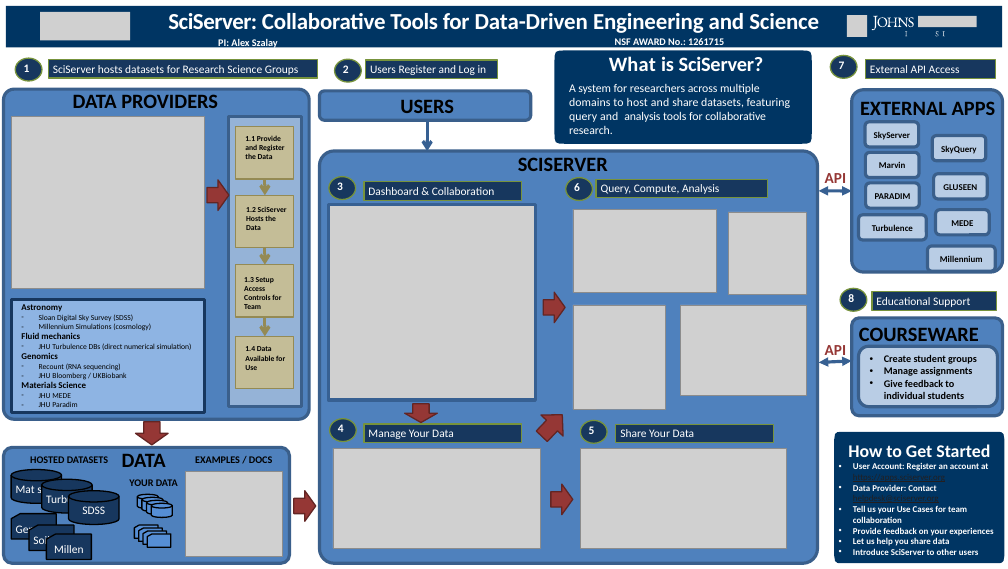
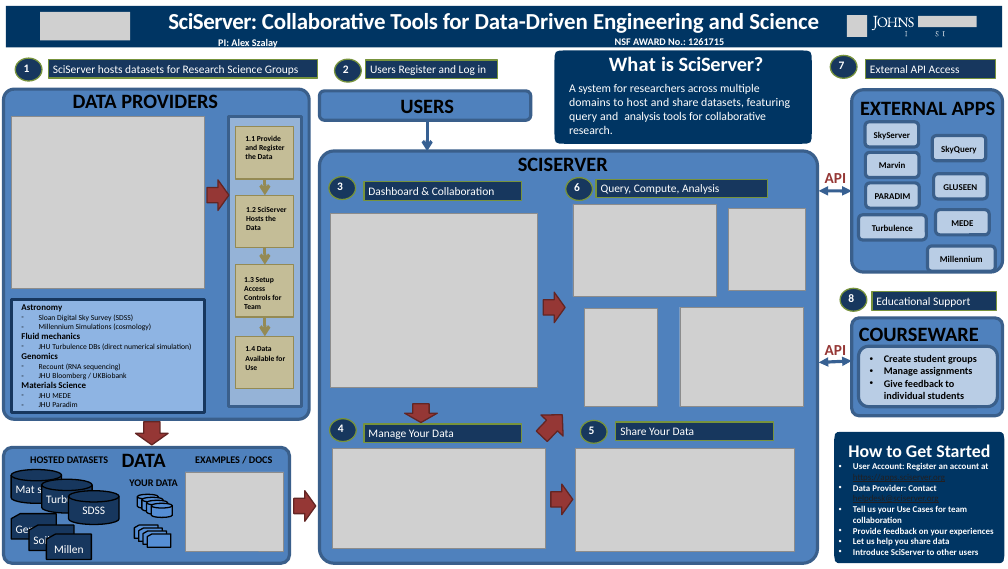
Before and after one commit to sciserver/SciServer-Media-Arsenal, a slide deck: slide 1 of posters/idies_symposium_2018/idies_symposium_2018_v8.pptx. Drawn at 1008x569 pixels with LibreOffice and Linux fonts; fonts in the diff are those of the drawing; grey boxes stand for pictures; background and template pictures are left out. Boxes give left, top, right and bottom in pixels: in the first picture for what was removed or moved away, otherwise in the second. Text is boxed around its words. In the diff, an @@ line names an element or a change of style, - is before the commit and + after.

```diff
--- a/posters/idies_symposium_2018/idies_symposium_2018_v8.pptx
+++ b/posters/idies_symposium_2018/idies_symposium_2018_v8.pptx
@@ picture resized from (x1=573, y1=209, x2=716, y2=292) to (x1=573, y1=204, x2=716, y2=297) @@
@@ picture moved from (x1=728, y1=212, x2=806, y2=294) to (x1=728, y1=208, x2=805, y2=290) @@
@@ picture resized from (x1=328, y1=204, x2=535, y2=400) to (x1=330, y1=213, x2=537, y2=387) @@
@@ picture resized from (x1=573, y1=305, x2=665, y2=409) to (x1=584, y1=308, x2=657, y2=407) @@
@@ picture resized from (x1=680, y1=305, x2=806, y2=396) to (x1=680, y1=307, x2=804, y2=407) @@
@@ picture resized from (x1=333, y1=449, x2=540, y2=548) to (x1=332, y1=449, x2=545, y2=548) @@
@@ picture resized from (x1=580, y1=449, x2=787, y2=548) to (x1=575, y1=449, x2=794, y2=551) @@
@@ picture resized from (x1=186, y1=472, x2=282, y2=556) to (x1=185, y1=472, x2=284, y2=551) @@
```
Also in this commit, not shown: 9 other files.
